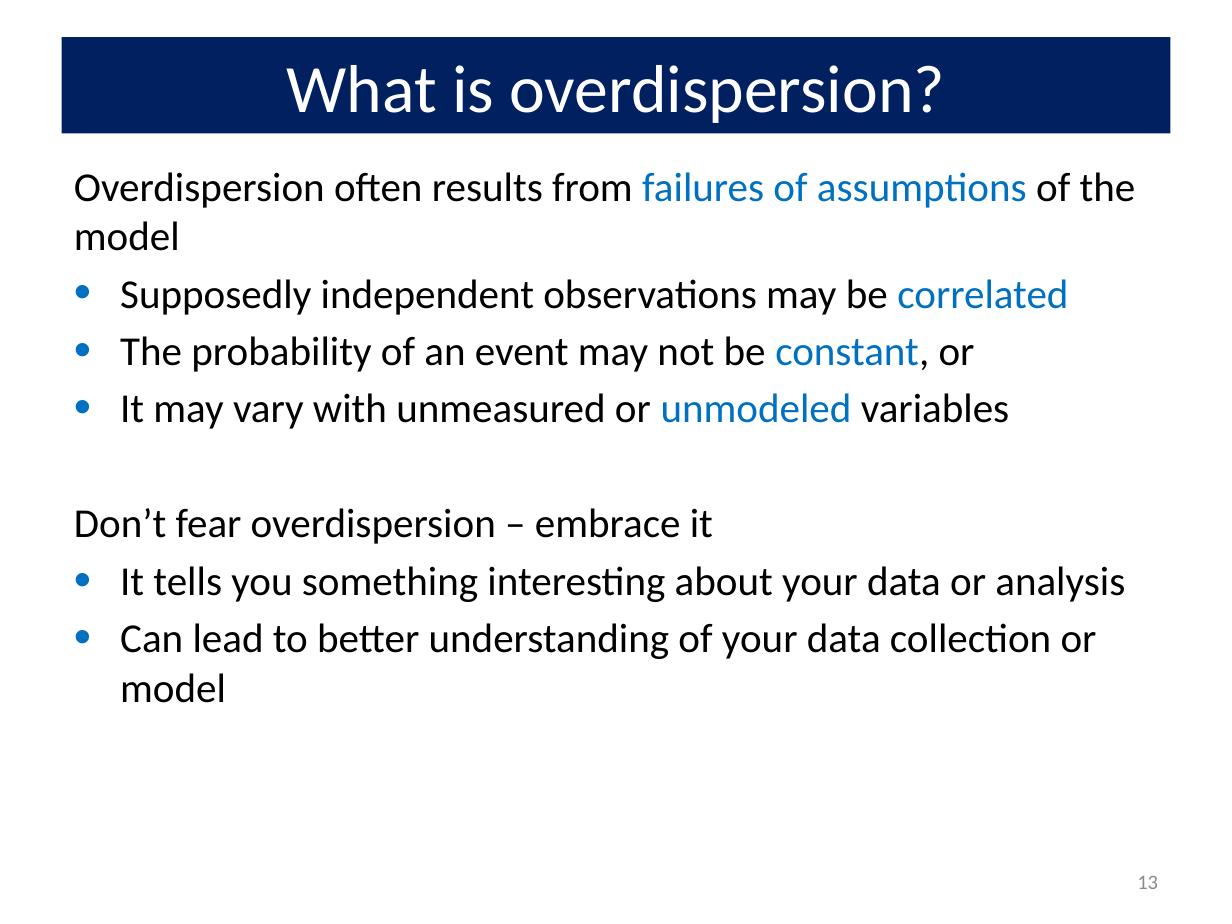
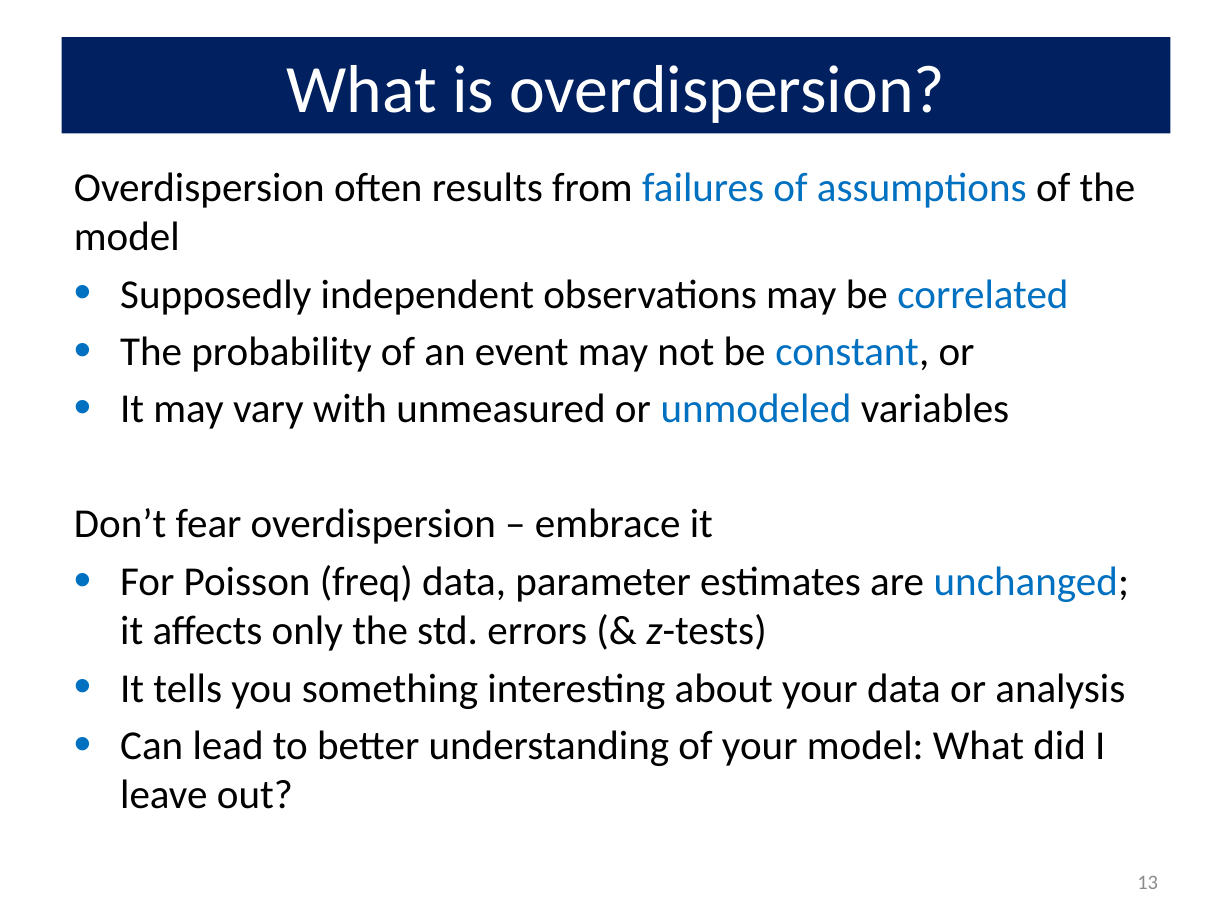
Before and after one commit to friendly/psy6136, a slide deck: slide 13 of docs/lectures/09-CountData.pptx. Drawn at 1232x924 pixels with LibreOffice and Linux fonts; fonts in the diff are those of the drawing. Boxes give left, top, right and bottom in pixels: in the first picture for what was removed or moved away, otherwise in the second. Text is boxed around its words. In the diff, an @@ line names an element or a change of style, - is before the commit and + after.

```diff
--- a/docs/lectures/09-CountData.pptx
+++ b/docs/lectures/09-CountData.pptx
@@ text at <box>120,565,1129,651</box>: paragraph added @@
+• For Poisson (freq) data, parameter estimates are unchanged; it affects only the std. errors (& z-tests)
@@ text at <box>120,730,1105,809</box>: text changed @@
-• Can lead to better understanding of your data collection or model
+• Can lead to better understanding of your model: What did I leave out?
```
Also in this commit, not shown: 6 other slides changed, 11 other files.
